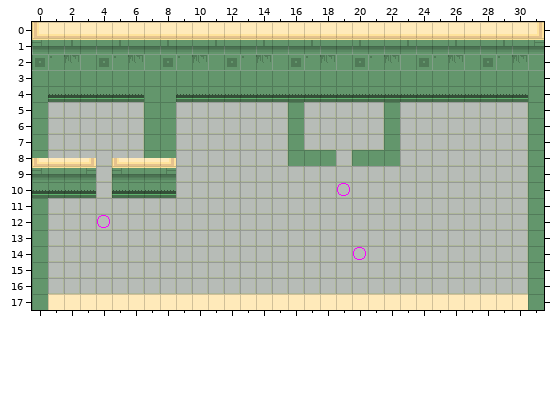
A Tiled map gets an edit: SuperpositionGame/src/main/resources/superposition/level1.tmx. Above is the file before it was changed.
Cells are 16x16 px. Shown: x 0..31, y 0..17. Layer "Roofs" is drawn 0,-8 px off the grid.
After:
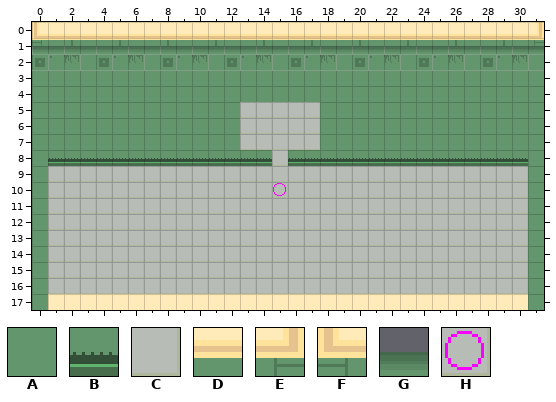
Key: from "spritesheet": A 0, B 3, C 7, D 9, E 10, F 10 flipped left-right, G 13, H 15.
_ is an empty cell, . an unchanged one.
Diff:
--- layer "Floor"
@@ x 15..19 @@
-10 C...H
+10 H...C
@@ x 4..4 @@
-12 H
+12 C
@@ x 20..20 @@
-14 H
+14 C
--- layer "Walls"
@@ x 0..30 @@
- 4 .BBBBBB..BBBBBBBBBBBBBBBBBBBBBB
- 5 .______..____...A.____.________
- 6 .______..____...A.____.________
- 7 .______..____...A.____.________
- 8 .______AA______.AAA_AAA________
- 9 GGGG.GGGG......................
-10 BBBB.BBBB......................
+ 4 .AAAAAA..AAAAAAAAAAAAAAAAAAAAAA
+ 5 .AAAAAA..AAAA..._.AAAA.AAAAAAAA
+ 6 .AAAAAA..AAAA..._.AAAA.AAAAAAAA
+ 7 .AAAAAA..AAAA..._.AAAA.AAAAAAAA
+ 8 .BBBBBBBBBBBBBB.BBBBBBBBBBBBBBB
+ 9 A___.____......................
+10 A___.____......................
--- layer "Roofs"
@@ x 0..8 @@
- 9 FDDE.FDDE
+ 9 ____.____
Where, in picture pixels (left, top, right, bottom), the same in both pictures:
changed: (32, 94, 528, 198)
changed: (97, 215, 110, 228)
changed: (353, 247, 366, 260)
